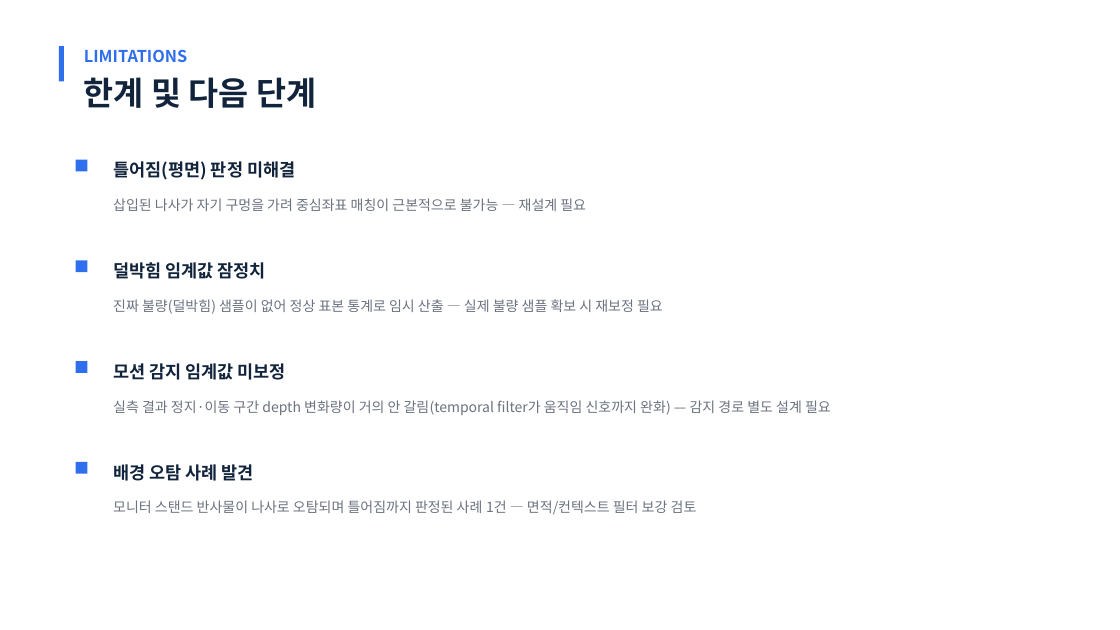
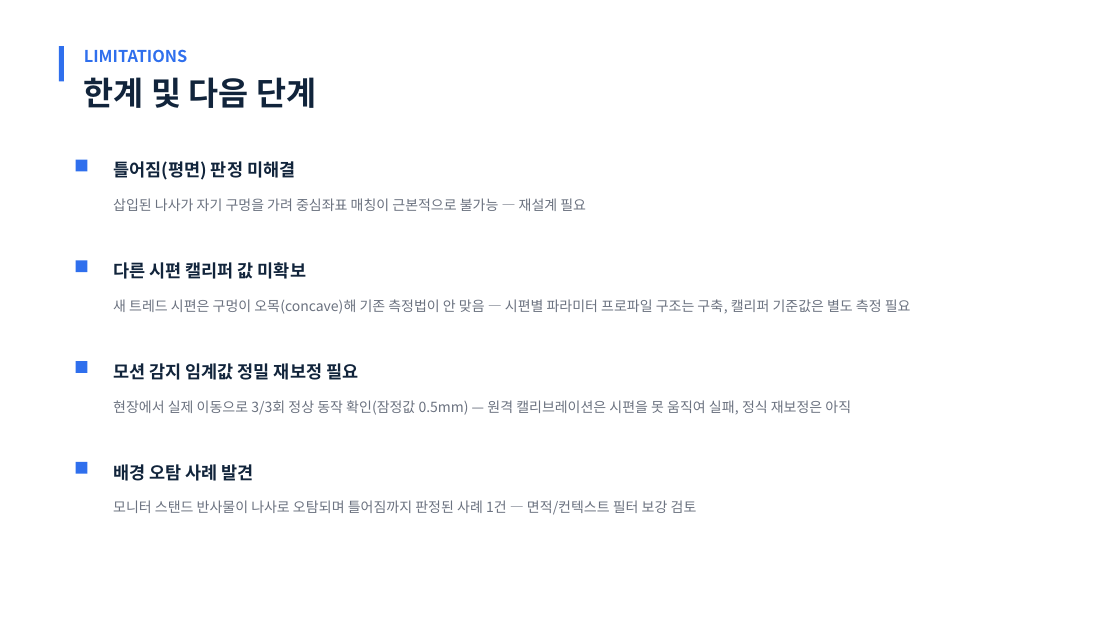
Before and after one commit to chaehyeok-Lee/camera_prac2, a slide deck: slide 9 of 나사_삽입_불량_검출_발표자료.pptx. Drawn at 1120x630 pixels with LibreOffice and Linux fonts; fonts in the diff are those of the drawing. Boxes give left, top, right and bottom in pixels: in the first picture for what was removed or moved away, otherwise in the second. Text is boxed around its words. In the diff, an @@ line names an element or a change of style, - is before the commit and + after.

Commit message:
Fix PPT: content/design/format review findings applied
Content:
- Slide 9 LIMITATIONS: "덜박힘 임계값 잠정치" was stale - the threshold
  is now confirmed (5.0mm fixed value, based on 53 accumulated samples
  showing a clear bimodal gap at 4.74-7.44mm). Replaced that card with
  the actually-current limitation (tread_v2 specimen's concave holes
  don't fit the existing caliper measurement method)
- Slide 9: "모션 감지 임계값 미보정" reworded - the old text implied
  motion detection didn't work at all, based on the remote session
  where the specimen literally couldn't be moved. Field testing since
  then confirmed 3/3 successful real-motion cycles at the provisional
  0.5mm threshold; only the precise calibration is still pending
- Slide 7: caption now credits the confirmed 덜박힘 threshold instead
  of only mentioning 정상/틀어짐

Format:
- Slide 3's flow diagram numbered its steps 1-5 while the caption
  directly below it and every other slide's title used the project's
  actual numbering (3-7) - self-contradictory on the same slide.
  Fixed to 3/4/5/6/7

Design:
- Slide 5's image had overlapping, illegible text labels and showed
  stale pre-homography-correction error percentages (+38%, +34%)
  that visually contradicted slide 6's "improved to 0.3%" claim.
  Replaced with a clean recent capture
- Slide 8's image had our script's own status bar baked into the
  photo, duplicating the slide's own stat cards - cropped it out

```diff
--- a/나사_삽입_불량_검출_발표자료.pptx
+++ b/나사_삽입_불량_검출_발표자료.pptx
@@ text at [113, 262, 306, 279]: text changed @@
-덜박힘 임계값 잠정치
+다른 시편 캘리퍼 값 미확보
@@ text at [113, 299, 911, 314]: text changed @@
-진짜 불량(덜박힘) 샘플이 없어 정상 표본 통계로 임시 산출 — 실제 불량 샘플 확보 시 재보정 필요
+새 트레드 시편은 구멍이 오목(concave)해 기존 측정법이 안 맞음 — 시편별 파라미터 프로파일 구조는 구축, 캘리퍼 기준값은 별도 측정 필요
@@ text at [113, 363, 358, 380]: text changed @@
-모션 감지 임계값 미보정
+모션 감지 임계값 정밀 재보정 필요
@@ text at [113, 400, 851, 415]: text changed @@
-실측 결과 정지·이동 구간 depth 변화량이 거의 안 갈림(temporal filter가 움직임 신호까지 완화) — 감지 경로 별도 설계 필요
+현장에서 실제 이동으로 3/3회 정상 동작 확인(잠정값 0.5mm) — 원격 캘리브레이션은 시편을 못 움직여 실패, 정식 재보정은 아직
```
Also in this commit, not shown: 4 other slides changed.
